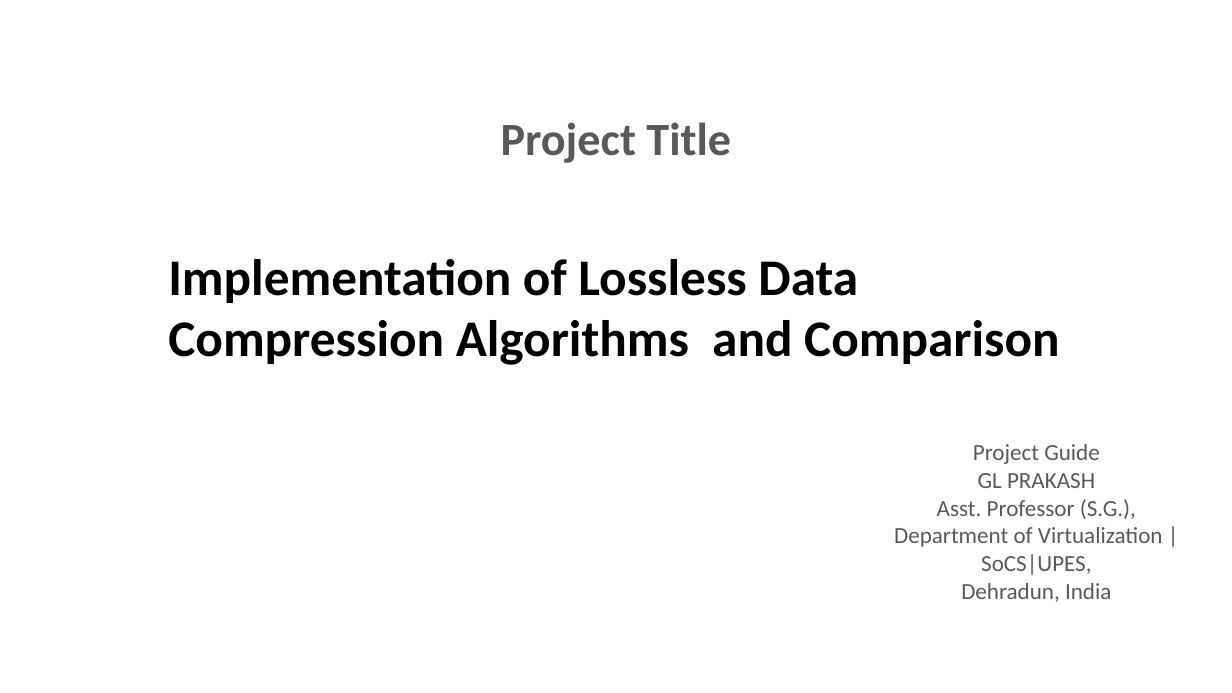
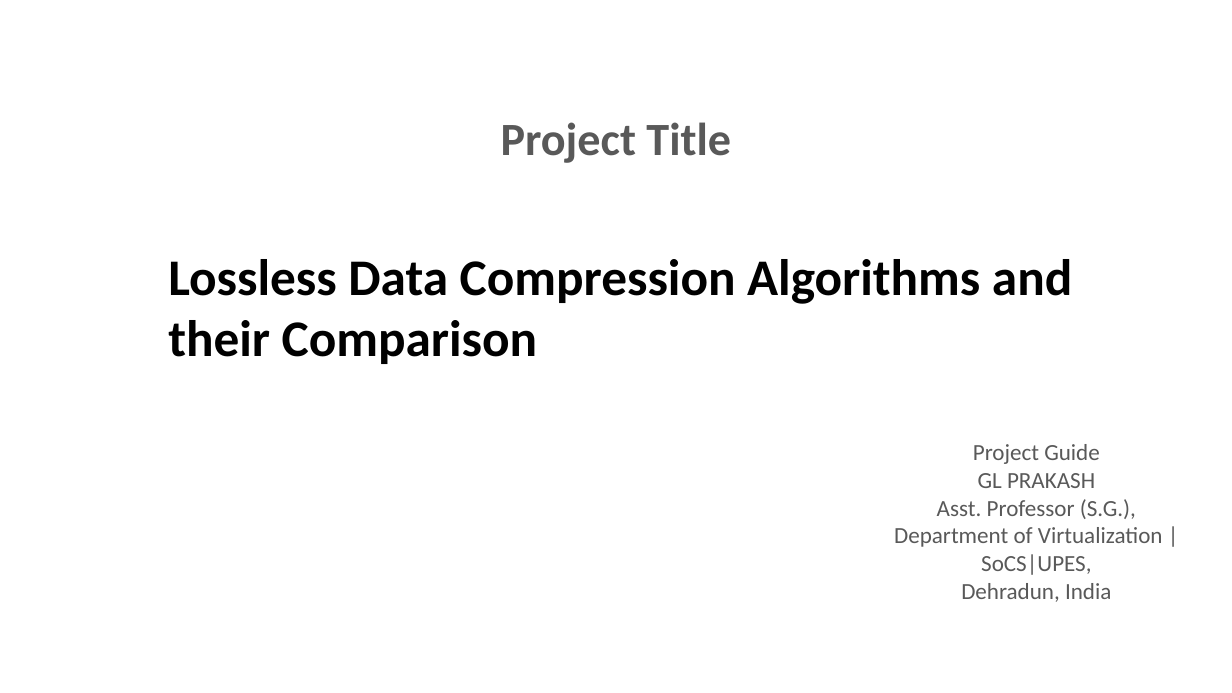
Before and after one commit to ashiagarwal73/Comparision-and-implementation-of-Compression-Algorithms, a slide deck: slide 2 of PodHandler.pptx. Drawn at 1232x693 pixels with LibreOffice and Linux fonts; fonts in the diff are those of the drawing; background and template pictures are left out. Boxes give left, top, right and bottom in pixels: in the first picture for what was removed or moved away, otherwise in the second. Text is boxed around its words. In the diff, an @@ line names an element or a change of style, - is before the commit and + after.

```diff
--- a/PodHandler.pptx
+++ b/PodHandler.pptx
@@ text at (168, 259, 1072, 364): text changed @@
-Implementation of Lossless Data Compression Algorithms and Comparison
+Lossless Data Compression Algorithms and their Comparison
```
Also in this commit, not shown: 8 other slides changed.
